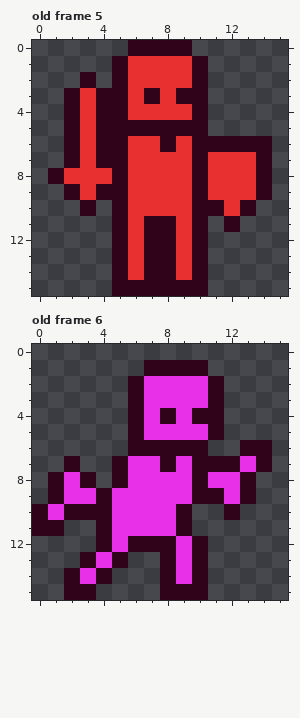
Pixel-art file: MonoGameTest.Client/Content/entities.aseprite. The picture above is the old version.
16x16 pixels, 8 frames. Shown: old frame 5, old frame 6. The commit also changed other frames, which this record leaves out.
Now the later version:
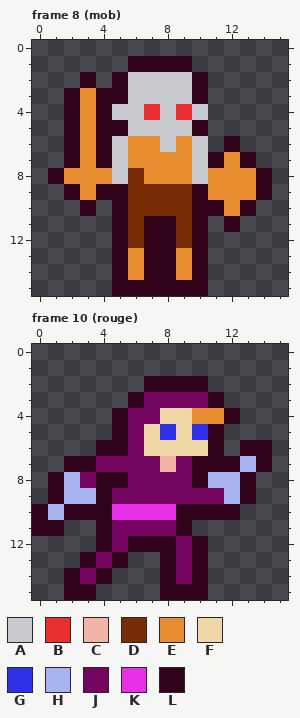
Palette (. is transparent): A #c9cacf  B #e83030  C #f0b4a8  D #792d06  E #e88c30  F #f0d8a8  G #3030e8  H #a8b4f0  J #740662  K #e830e8  L #30031a
A new or re-ordered frame is compared with the old frame closest to it.
Edits made:
frames 8 -> 14
Changed rows in their new state; - is an unchanged pixel.
Frame 8 (mob) is new; against old frame 5:
first column x 2:
 0 ----....-----
 1 ---.LLLL.----
 2 ----AAAA-----
 3 -E--AAAA-----
 4 -E-AA-A-A----
 5 -E--AAAA-----
 6 -E-AEEAEA.-..
 7 -E-AEEEEALEL.
 8 EEEADEEEAEEE-
 9 -E--DDDD-EEE-
10 ----DDDD--E--
11 ----D--D-----
12 ----D--D-----
13 ----E--E-----
14 ----E--E-----
Frame 10 (rouge) is new; against old frame 6:
first column x 1:
 1 ------....---
 2 -----.LLLL.--
 3 ------JJJJ---
 4 ----LJJFFEEL-
 5 ----LJFGFG---
 6 ---LLJFFFFL--
 7 --LJJJJCJ---H
 8 -HJL-JJJJ-HH-
 9 -HH-JJJJJJJH-
10 H--------LL--
11 ----JJJJ-----
12 ----J---J----
13 ---J----J----
14 --J-----J----
Pixel boxes of the changes (left, top, right, bottom) in both pictures:
changed: (64, 40, 272, 280)
changed: (48, 360, 256, 584)
